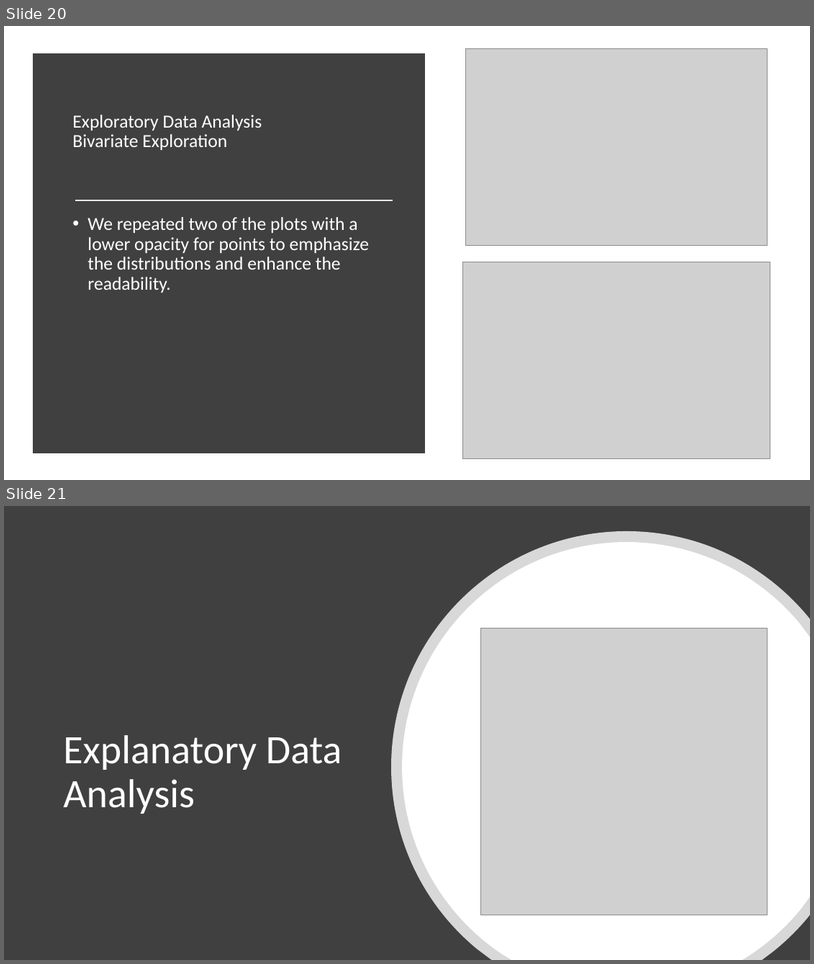
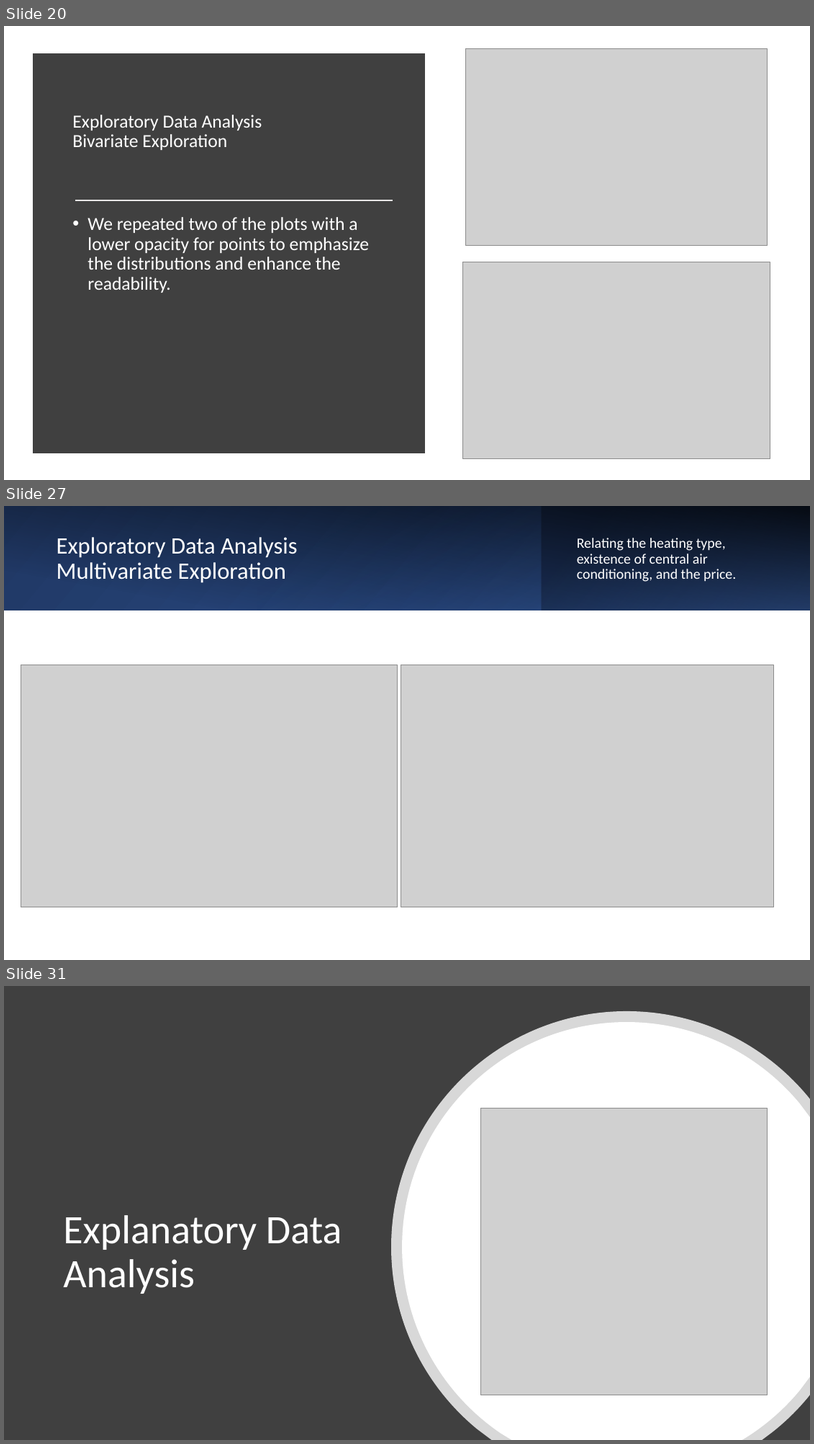
Before and after one commit to Moaaz-Mahmoud/Third-Year-Electrical-Testing-3A, a slide deck: projects-for-the-practical-exam/house-pricing/presentation.pptx. Shown one above the other, each under a label of ours: slides 20 and 21 before the commit, slides 20, 27 and 31 after it; the slides between them are not shown. The pictures are 814x964 and 814x1444 pixels, drawn with LibreOffice and Linux fonts; fonts in the diff are those of the drawing; grey boxes stand for pictures. Boxes give left, top, right and bottom in pixels: in the first picture for what was removed or moved away, otherwise in the second. Text is boxed around its words. In the diff, an @@ line names an element or a change of style, - is before the commit and + after.

```diff
--- a/projects-for-the-practical-exam/house-pricing/presentation.pptx
+++ b/projects-for-the-practical-exam/house-pricing/presentation.pptx
@@ slide 27 added at (4,506,810,960), background #FFFFFF @@
@@ rectangle added at (4,506,810,610), fill gradient #203864 to #2F5597 @@
@@ rectangle added at (4,506,810,610), fill gradient #000000 @@
@@ rectangle added at (257,506,542,610), fill gradient #4472C4 to #203864 @@
@@ rectangle added at (542,506,810,610), fill gradient #203864 to #4472C4 @@
@@ title added at (57,537,298,583), 28 pt, text #FFFFFF @@
+Exploratory Data Analysis
+Multivariate Exploration
@@ text added at (577,538,736,582), 17 pt, text #FFFFFF @@
+Relating the heating type, existence of central air conditioning, and the price.
@@ picture added at (21,664,398,907) @@
@@ picture added at (401,664,774,907) @@
@@ what was slide 21 is now slide 31 @@
```
Also in this commit, not shown: 9 other slides added, 2 other files.
